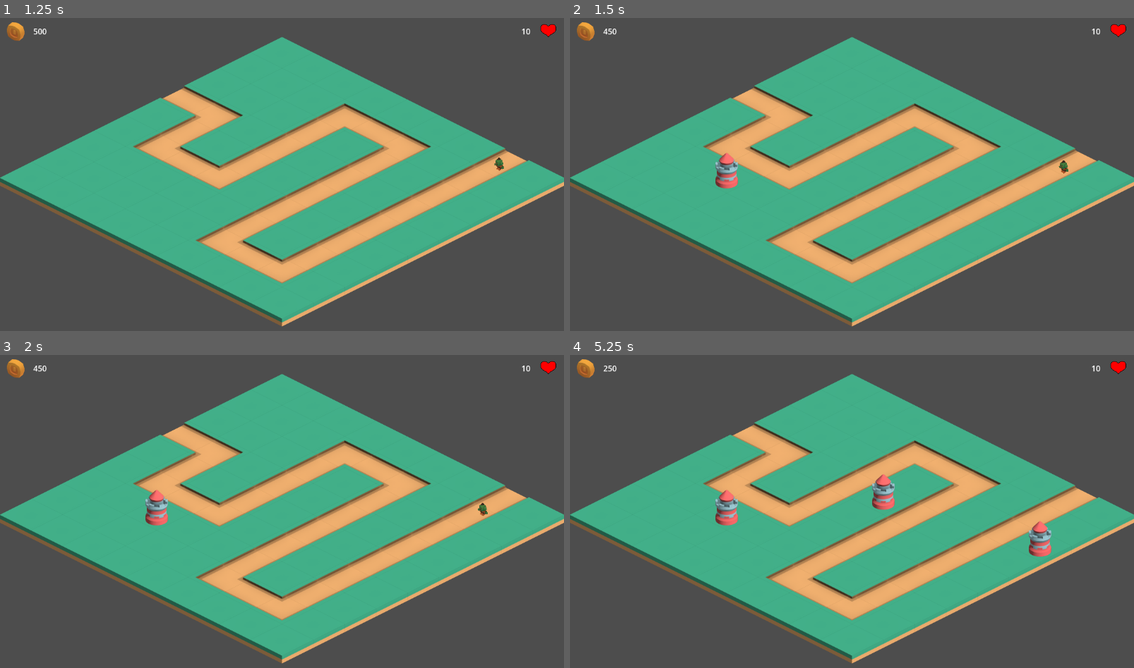
Above: before the commit, frames 1-4 (two rows, left to right).
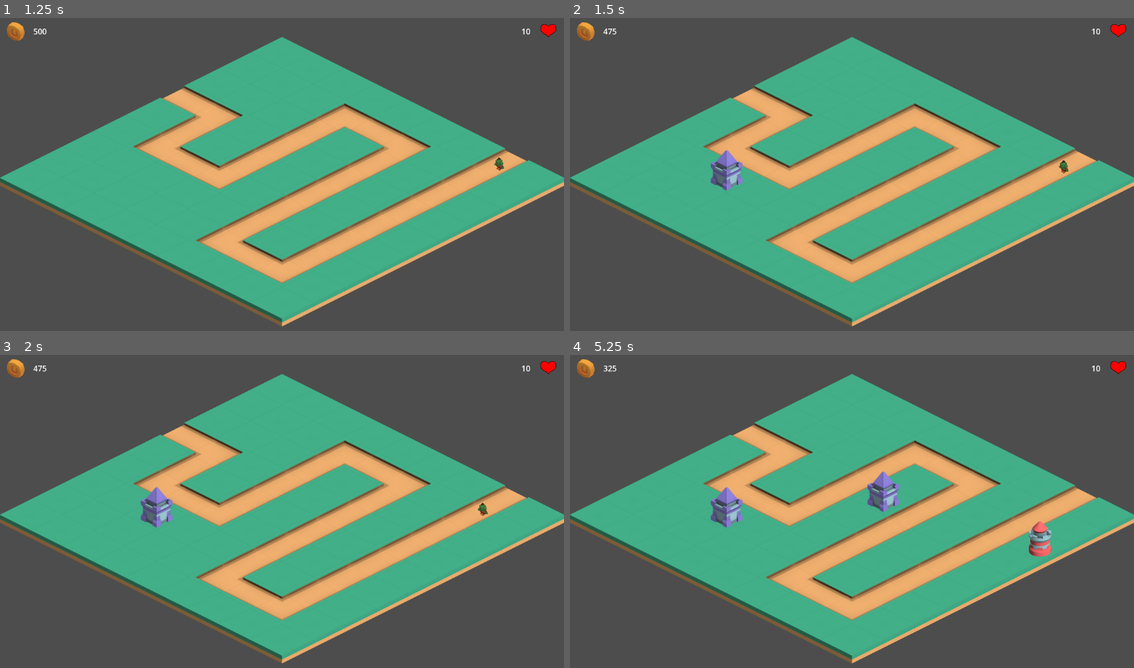
Above: after the commit, the same moments.

Repository: Robert-Riordan-UCD/GameDevJourney
Game: Godot game, scene res://Levels/Level1.tscn
Two runs of this game, one before a commit and one after it. Both use one fixed random seed, a clock stepped at 60 frames per second and the inputs below.
Inputs (mouse positions are in pixels of both pictures, inside the frame that each line leads up to):
- Up to frame 1 (1.25 s): tap Enter at 0.5 s; move the mouse to (406, 158) at 0.52 s; press the mouse at (406, 158) at 0.53 s
- Up to frame 2 (1.5 s): move the mouse to (739, 190) at 1.27 s; release the mouse at (739, 190) at 1.28 s; click (739, 190) at 1.35 s
- Up to frame 3 (2 s): no input
- Up to frame 4 (5.25 s): move the mouse to (727, 517) at 2.02 s; hold Right mouse button (right_mouse) 2.03-2.78 s; click (727, 517) at 2.3 s; move the mouse to (823, 574) at 2.77 s; click (823, 574) at 2.85 s; move the mouse to (1021, 558) at 3.52 s; press the mouse at (1021, 558) at 3.53 s; move the mouse to (1038, 549) at 4.27 s; release the mouse at (1038, 549) at 4.28 s; right-click (1038, 549) at 4.35 s; click (1038, 549) at 4.55 s; move the mouse to (880, 511) at 5.02 s; press the mouse at (880, 511) at 5.03 s

Frame 1 is identical in both runs. In frame 2, 0.5% of the frame differs, in the area x 6-31%, y 3-56%; in frame 3, 0.5%; in frame 4, 0.9%, in the area x 6-59%, y 3-56%.

Commit message:
Set up a second tower and improved the tower system a bit

Diff:
--- a/Isometric_Tower_Defense/Levels/Level1.tscn
+++ b/Isometric_Tower_Defense/Levels/Level1.tscn
@@ -2,8 +2,8 @@
 
 [ext_resource type="PackedScene" uid="uid://biugc7jiaj06x" path="res://World/GroundTilemap.tscn" id="1_2bn0o"]
 [ext_resource type="Script" path="res://Levels/LevelManager.gd" id="1_hwvo5"]
-[ext_resource type="Script" path="res://Towers/TowerManager.gd" id="2_t5eh5"]
 [ext_resource type="Script" path="res://Enemies/EnemyManager.gd" id="3_3c74o"]
+[ext_resource type="PackedScene" uid="uid://dq5otudm77au1" path="res://Towers/TowerManager.tscn" id="4_dyw6v"]
 [ext_resource type="PackedScene" uid="uid://ckapmihl1c8vg" path="res://GUI/GUI.tscn" id="4_n8ogx"]
 [ext_resource type="Script" path="res://Enemies/Spawner.gd" id="6_7upbv"]
 
@@ -42,8 +42,7 @@
 [node name="Enemies" type="Node2D" parent="."]
 script = ExtResource("3_3c74o")
 
-[node name="Towers" type="Node2D" parent="." node_paths=PackedStringArray("level_manager", "ground_tile_map")]
-script = ExtResource("2_t5eh5")
+[node name="TowerManager" parent="." node_paths=PackedStringArray("level_manager", "ground_tile_map") instance=ExtResource("4_dyw6v")]
 level_manager = NodePath("..")
 ground_tile_map = NodePath("../GroundTileMap")
 
--- a/Isometric_Tower_Defense/Levels/LevelManager.gd
+++ b/Isometric_Tower_Defense/Levels/LevelManager.gd
@@ -5,6 +5,8 @@
 @export var gold : int = 500
 
 @onready var gui : GUI = $CanvasLayer/GUI
+@onready var tower_manager : TowerManager = $TowerManager
+@onready var ground_tile_map = $GroundTileMap
 
 func _ready():
 	gui.set_gold_amount(gold)
--- /dev/null
+++ b/Isometric_Tower_Defense/Towers/CrossbowTower.gd
@@ -0,0 +1 @@
+extends Tower
--- /dev/null
+++ b/Isometric_Tower_Defense/Towers/CrossbowTower.tscn
@@ -0,0 +1,33 @@
+[gd_scene load_steps=4 format=3 uid="uid://dhib44oiejfwd"]
+
+[ext_resource type="PackedScene" uid="uid://disy4deitnyhg" path="res://Towers/Tower.tscn" id="1_h6w6g"]
+[ext_resource type="Script" path="res://Towers/CrossbowTower.gd" id="1_u0a7x"]
+[ext_resource type="Texture2D" uid="uid://c0peeefbkgccj" path="res://Towers/towerSquare_sampleB_E.png" id="3_ljfn2"]
+
+[node name="CrossbowTower" instance=ExtResource("1_h6w6g")]
+script = ExtResource("1_u0a7x")
+price = 25
+levels = [{
+"cooldown": 0.2,
+"damage": 1,
+"next_price": 25,
+"range": 200
+}, {
+"cooldown": 0.1,
+"damage": 1,
+"next_price": 25,
+"range": 225
+}, {
+"cooldown": 0.1,
+"damage": 1,
+"next_price": 25,
+"range": 250
+}, {
+"cooldown": 0.05,
+"damage": 1,
+"next_price": null,
+"range": 275
+}]
+
+[node name="Sprite2D" parent="." index="0"]
+texture = ExtResource("3_ljfn2")
--- a/Isometric_Tower_Defense/Towers/Tower.gd
+++ b/Isometric_Tower_Defense/Towers/Tower.gd
@@ -63,8 +63,11 @@
 		else:
 			enemy_to_attack = enemies[i]
 	if enemy_to_attack == null: return
+	attack(enemy_to_attack)
+
+func attack(enemy: Enemy) -> void:
 	print("Attacking!!!")
-	enemy_to_attack.take_damage(damage)
+	enemy.take_damage(damage)
 
 func level_up() -> void:
 	current_level = min(current_level + 1, len(levels))
@@ -78,6 +81,6 @@
 	range_shape.scale = Vector2(range, range*0.5)
 	attack_timer.wait_time = cooldown
 
-func _on_click_area_input_event(viewport, event, shape_idx):
+func _on_click_area_input_event(_viewport, event, _shape_idx):
 	if event.is_action_pressed("right_mouse") and current_level < len(levels)-1:
 		request_level_up.emit(levels[current_level]["next_price"])
--- a/Isometric_Tower_Defense/Towers/Tower.tscn
+++ b/Isometric_Tower_Defense/Towers/Tower.tscn
@@ -19,6 +19,7 @@
 offset = Vector2(0, -80)
 
 [node name="Range" type="CollisionShape2D" parent="."]
+position = Vector2(0, -32)
 scale = Vector2(1, 0.5)
 shape = SubResource("CircleShape2D_os5my")
 
--- a/Isometric_Tower_Defense/Towers/TowerManager.gd
+++ b/Isometric_Tower_Defense/Towers/TowerManager.gd
@@ -1,14 +1,18 @@
+class_name TowerManager
 extends Node2D
 
 @export var level_manager : LevelManager
 @export var ground_tile_map : TileMap
 
 var tower_scene := preload("res://Towers/Tower.tscn")
+var crossbow_tower_scene := preload("res://Towers/CrossbowTower.tscn")
 
 func _input(event):
 	if event.is_action_pressed("left_mouse"):
 		if ground_tile_map.can_place_tower(get_global_mouse_position()):
-			var new_tower : Tower = tower_scene.instantiate()
+			var new_tower : Tower = crossbow_tower_scene.instantiate()
+			if randf() > .5:
+				new_tower = tower_scene.instantiate()
 			if !level_manager.spend_gold(new_tower.price):
 				return
 			add_child(new_tower)
--- /dev/null
+++ b/Isometric_Tower_Defense/Towers/TowerManager.tscn
@@ -0,0 +1,6 @@
+[gd_scene load_steps=2 format=3 uid="uid://dq5otudm77au1"]
+
+[ext_resource type="Script" path="res://Towers/TowerManager.gd" id="1_jogbd"]
+
+[node name="TowerManager" type="Node2D"]
+script = ExtResource("1_jogbd")
Binary file added: Isometric_Tower_Defense/Towers/towerSquare_sampleB_E.png
